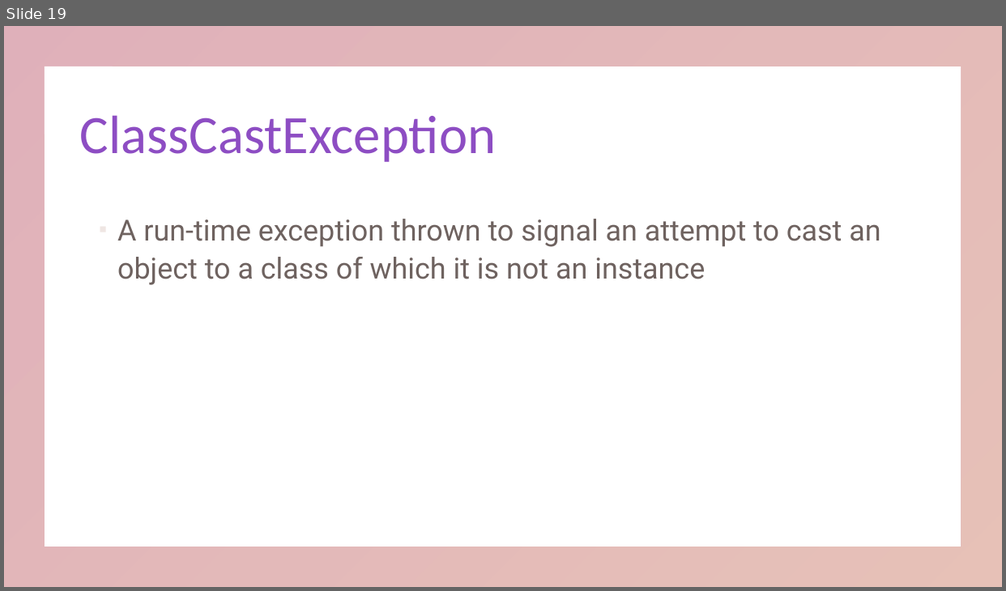
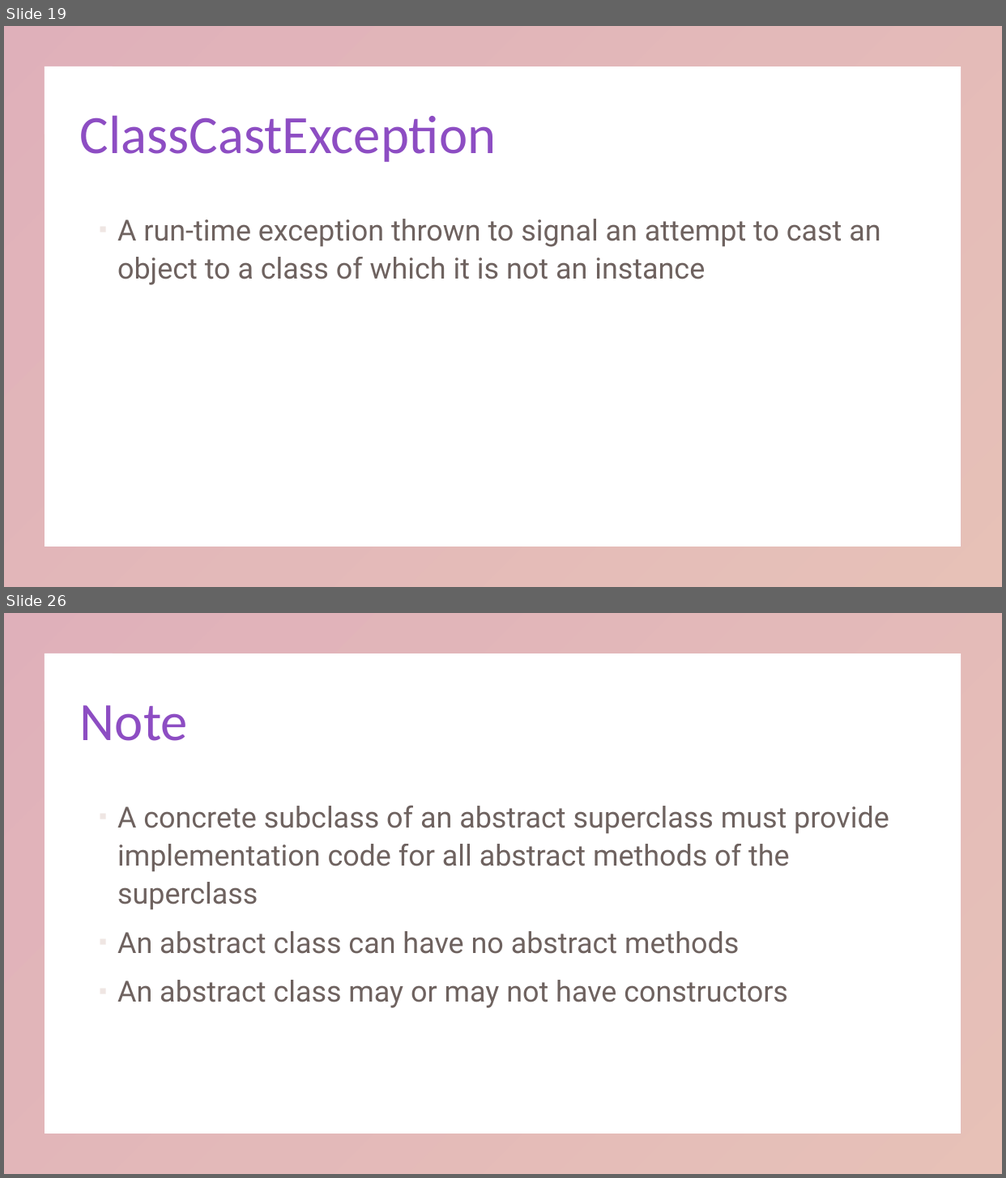
Before and after one commit to KarinaSang/Teaching, a slide deck: AP Java/Week4/Week4.pptx. Shown one above the other, each under a label of ours: slide 19 before the commit, slides 19 and 26 after it; the slides between them are not shown. The pictures are 1006x591 and 1006x1178 pixels, drawn with LibreOffice and Linux fonts; fonts in the diff are those of the drawing. Boxes give left, top, right and bottom in pixels: in the first picture for what was removed or moved away, otherwise in the second. Text is boxed around its words. In the diff, an @@ line names an element or a change of style, - is before the commit and + after.

```diff
--- a/AP Java/Week4/Week4.pptx
+++ b/AP Java/Week4/Week4.pptx
@@ slide 26 added at <box>4,613,1002,1174</box>, background #FFFFFF; not listed: 1 template element that a slide beside it also shows @@
@@ title added at <box>80,705,188,741</box>, 52 pt, text gradient #8D4DC3 to #C3654D @@
+Note
@@ text added at <box>117,805,889,1008</box>, 28 pt, text #31201C at 70% opacity @@
+▪ A concrete subclass of an abstract superclass must provide implementation code for all abstract methods of the superclass
+▪ An abstract class can have no abstract methods
+▪ An abstract class may or may not have constructors
```
Also in this commit, not shown: 10 other slides added, 3 slides removed, 22 other files.
